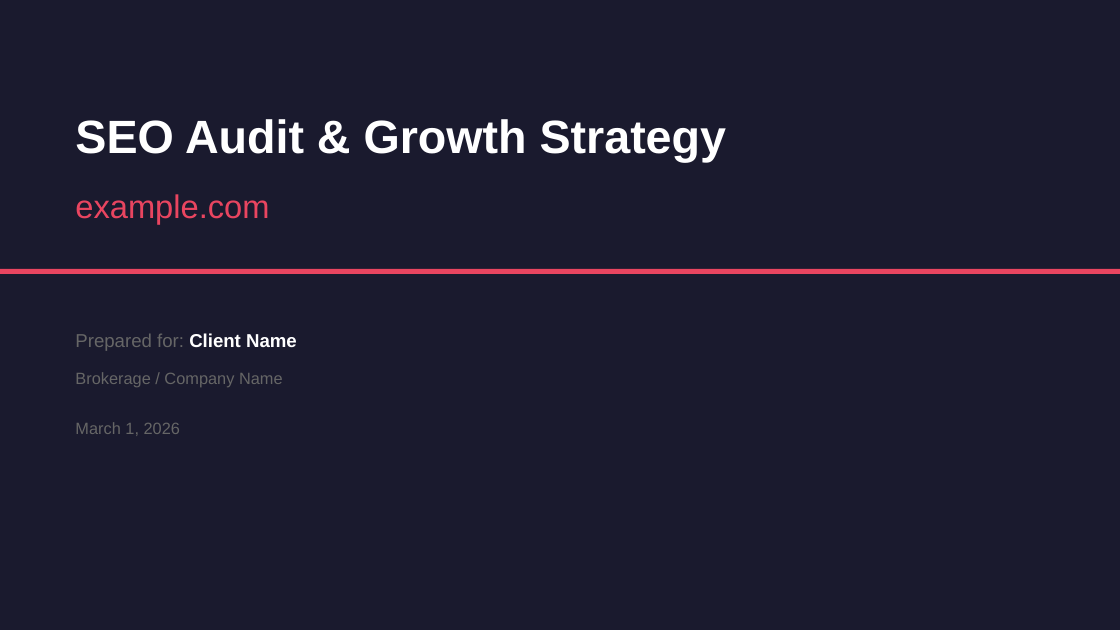
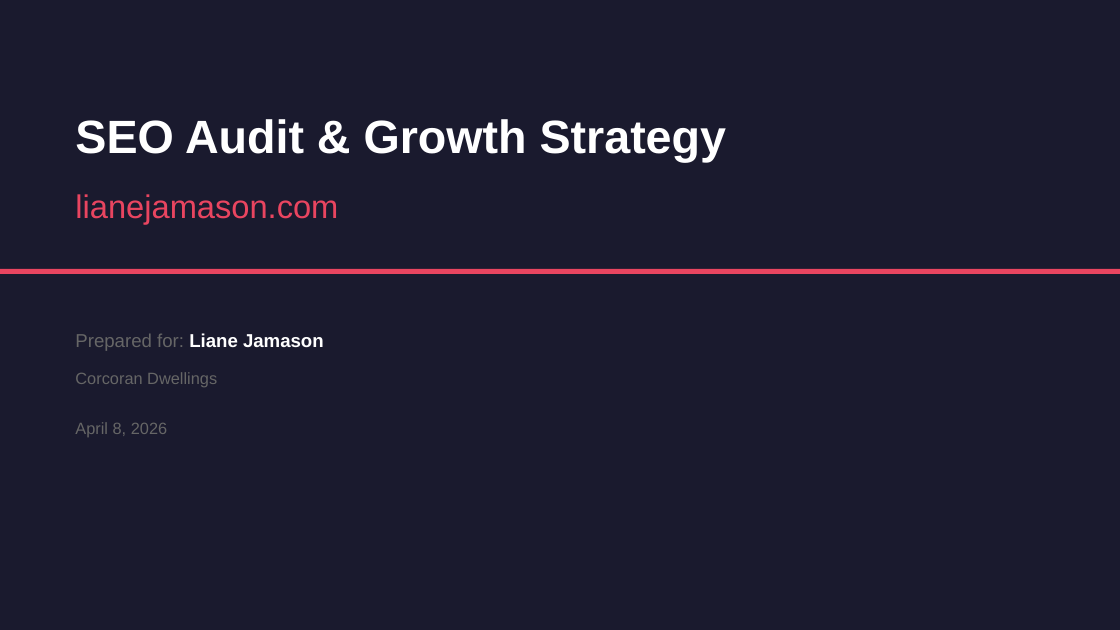
Before and after one commit to tastyppc-marketing/site-audit, a slide deck: slide 1 of clients/liane-jamason/seo/reports/SEO-Audit-Presentation.pptx. Drawn at 1120x630 pixels with LibreOffice and Linux fonts; fonts in the diff are those of the drawing. Boxes give left, top, right and bottom in pixels: in the first picture for what was removed or moved away, otherwise in the second. Text is boxed around its words. In the diff, an @@ line names an element or a change of style, - is before the commit and + after.

```diff
--- a/clients/liane-jamason/seo/reports/SEO-Audit-Presentation.pptx
+++ b/clients/liane-jamason/seo/reports/SEO-Audit-Presentation.pptx
@@ text at [75,194,338,224]: text changed @@
-example.com
+lianejamason.com
@@ text at [75,333,324,351]: text changed @@
-Prepared for: Client Name
+Prepared for: Liane Jamason
@@ text at [75,372,217,387]: text changed @@
-Brokerage / Company Name
+Corcoran Dwellings
@@ text at [75,422,167,437]: text changed @@
-March 1, 2026
+April 8, 2026
```
Also in this commit, not shown: 14 other slides changed, 4 other files.
